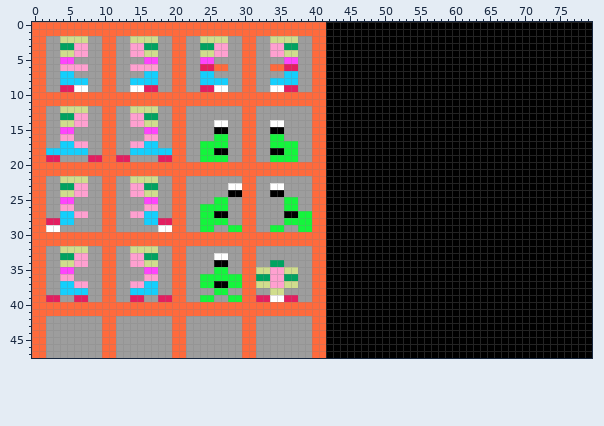
File history of a sprite sheet, games/keen/sprites/keen_sprites.png. The first picture shows the starting point.
The file is 80x48 pixels.
Now the later version:
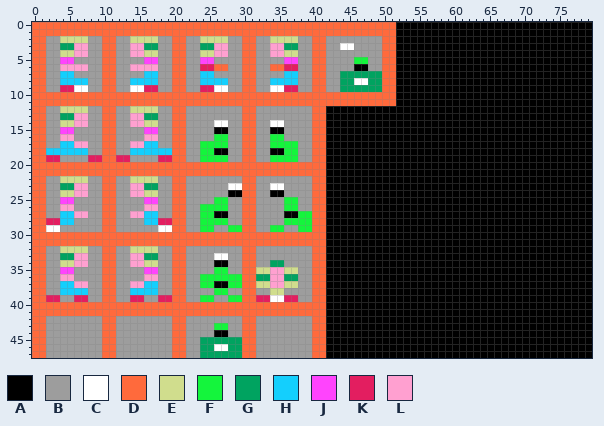
Palette (. is transparent): A #000000  B #9d9d9d  C #ffffff  D #ff6a3c  E #d0dd8d  F #14f53c  G #00a360  H #14cffd  J #ff44fd  K #e31e60  L #ffa0d0
The author wrote: keen: can squish yorps
Changes in this commit:
The edit turns colour B into colour A in row 44 at x 26 to 27.
The edit turns colour A into colour B in row 2 at x 42 to 49; in row 3 at x 42 to 43 and 46 to 49; in row 4 at x 42 to 49; in rows 5 to 6 at x 42 to 45 and 48 to 49; in rows 7 to 9 at x 42 to 43.
The edit turns colour A into colour C in row 3 at x 44 to 45; in row 8 at x 46 to 47.
The edit turns colour B into colour C in row 46 at x 26 to 27.
The edit turns colour A into colour D in rows 0 to 1 at x 42 to 51; in rows 2 to 9 at x 50 to 51; in rows 10 to 11 at x 42 to 51.
The edit turns colour A into colour F in row 5 at x 46 to 47.
The edit turns colour B into colour F in row 43 at x 26 to 27.
The edit turns colour A into colour G in row 7 at x 44 to 49; in row 8 at x 44 to 45 and 48 to 49; in row 9 at x 44 to 49.
The edit turns colour B into colour G in row 45 at x 24 to 29; in row 46 at x 24 to 25 and 28 to 29; in row 47 at x 24 to 29.
Boxes around the changes in both pictures, in picture pixels (x1, y1, x2, y2):
changed: (326, 22, 396, 106)
changed: (200, 323, 242, 358)
